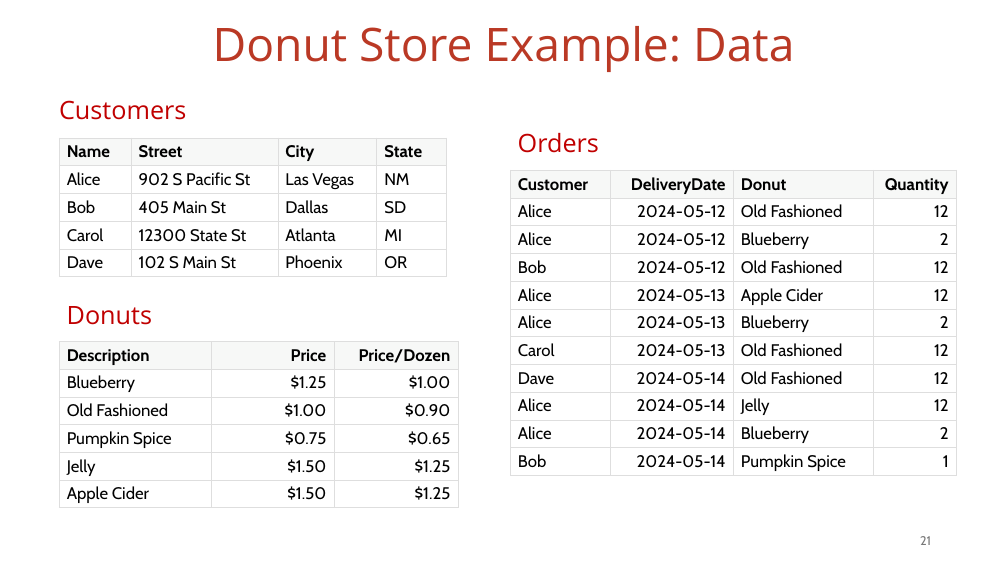
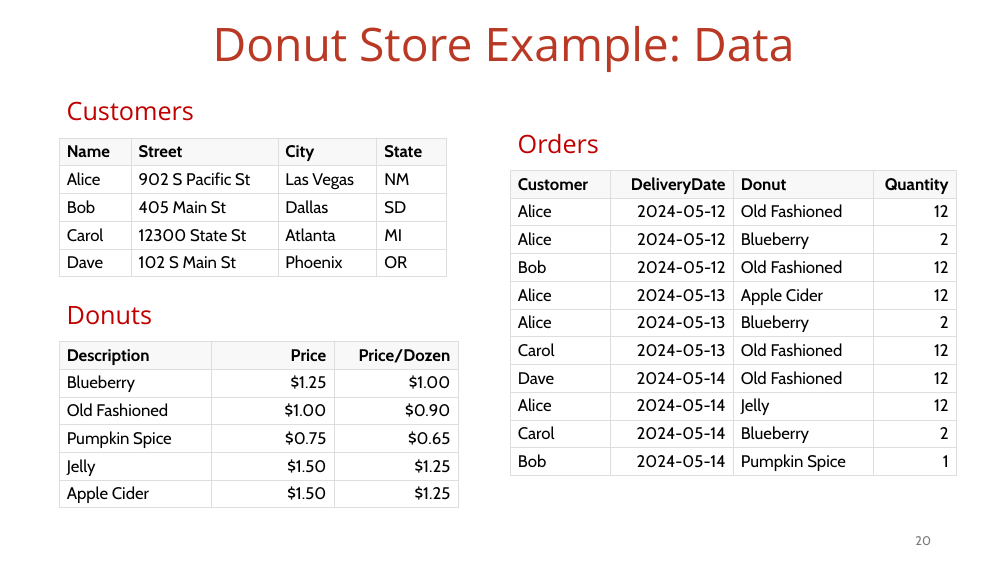
Before and after one commit to vmzakharov/missing-dataframe-talk, a slide deck: slide 20 of presentation/Missing_Dataframe_Short.pptx (slide 21 before the commit). Drawn at 1008x567 pixels with LibreOffice and Linux fonts; fonts in the diff are those of the drawing. Boxes give left, top, right and bottom in pixels: in the first picture for what was removed or moved away, otherwise in the second. Text is boxed around its words. In the diff, an @@ line names an element or a change of style, - is before the commit and + after.

```diff
--- a/presentation/Missing_Dataframe_Short.pptx
+++ b/presentation/Missing_Dataframe_Short.pptx
@@ text "Customers": place and size @@
-text "Customers" at bbox=[59, 100, 186, 120]
+text "Customers" at bbox=[67, 101, 194, 121]
@@ table at bbox=[510, 170, 957, 475] @@
-row 10, column 1: Alice
+row 10, column 1: Carol
@@ page number at bbox=[915, 536, 931, 545]: text changed @@
-21
+20
```
Also in this commit, not shown: 19 other slides changed, 5 slides added, 1 slide removed, 1 other file.
